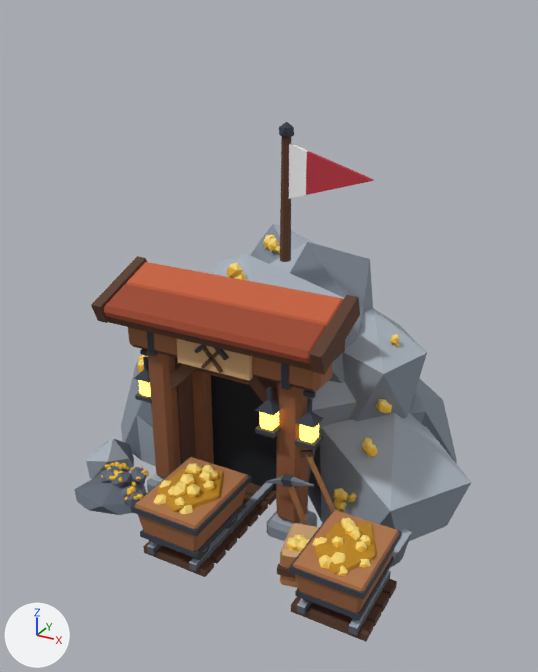
What one commit did to the FBX model unity/TrollStategy/Assets/Vitaria/Models/Buildings/Bld_Mine_L2.fbx.
Rendered twice from a 50 mm camera at (3.72, -6.8, 5.19) aimed at (0.1, -0.22, 1.9). The axes (+X, +Y, +Z) are drawn at lower left. The lights are the same throughout. The older version comes first. Where no turn or scale is listed for an object, it has been applied to the vertices. Vertices at exactly the same position are counted once.

The first picture shows 'Bld_Mine_L2'.
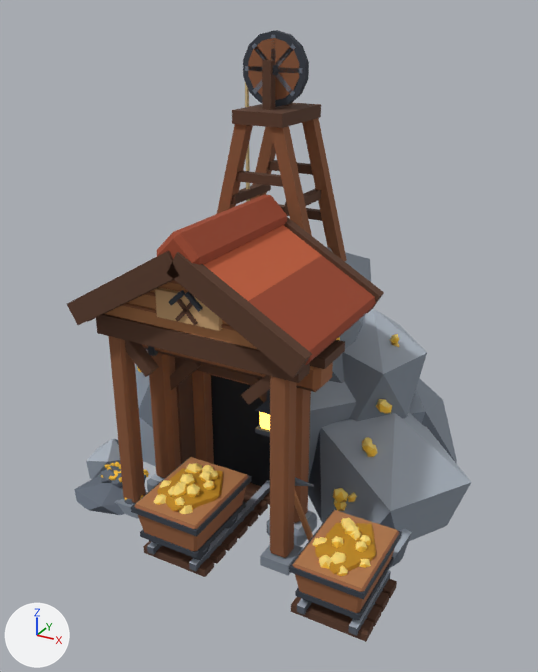
Where the change shows, as pixel boxes (x1, y1, x2, y2) in the pictures (538 x 672 px; the box of a moved part takes in the faces that stretch with it):
'Bld_Mine_L2', reshaped (18% taller): before (74, 122, 471, 642); after (67, 30, 471, 642)
part 1 of me_bld_mine_l2_001, added (mostly hidden): after (115, 492, 148, 519)
part 2 of me_bld_mine_l2_001, added: after (260, 545, 303, 576)
part 3 of me_bld_mine_l2_001, added (brown): after (96, 314, 310, 383)
part 4 of me_bld_mine_l2_001, added (mostly hidden): after (122, 303, 235, 331)
part 5 of me_bld_mine_l2_001, added (brown): after (155, 287, 223, 331)
part 6 of me_bld_mine_l2_001, added (brown): after (236, 171, 283, 187)
part 7 of me_bld_mine_l2_001, added: after (279, 204, 322, 221)
part 8 of me_bld_mine_l2_001, added: after (268, 160, 313, 175)
part 9 of me_bld_mine_l2_001, added (brown): after (231, 184, 271, 204)
part 10 of me_bld_mine_l2_001, added: after (285, 188, 321, 212)
part 11 of me_bld_mine_l2_001, added (brown): after (232, 103, 321, 128)
part 12 of me_bld_mine_l2_001, added (brown): after (262, 60, 275, 110)
part 13 of me_bld_mine_l2_001, added: after (243, 30, 309, 107)
part 14 of me_bld_mine_l2_001, added (brown): after (248, 38, 299, 100)
part 15 of me_bld_mine_l2_001, added: after (271, 35, 276, 60)
part 16 of me_bld_mine_l2_001, moved or reshaped: before (203, 347, 223, 373); after (245, 66, 303, 73)
part 17 of me_bld_mine_l2_001, added: after (273, 64, 279, 76)
part 18 of me_bld_mine_l2_001, added (mostly hidden): after (245, 82, 250, 202)
part 19 of me_bld_mine_l2_001, deleted: before (91, 122, 374, 588)
part 20 of me_bld_mine_l2_001, built on: before (104, 284, 327, 371); after (67, 43, 384, 558)

What changed in the scene script:
```text
Change me_bld_mine_l2_001:
    used by ob_bld_mine_l2; location = (0.0, 0.0, 0.0)
    remove me_bld_mine_l2_001.from_pydata(...)  # 2599 vertices, 4261 faces; spans x -2.36..2.36, y -2.1..2.1, z -0.06..4.15
    add me_bld_mine_l2_001.from_pydata(...)  # 2801 vertices, 4589 faces; spans x -2.36..2.36, y -2.1..2.1, z -0.06..4.98
    me_bld_mine_l2_001 part 1: a new loose piece, a box spanning x -1.15..-0.83, y -1.56..-1.24, z 0.0..0.12, in mat_vitaria_palette
    me_bld_mine_l2_001 part 2: a new loose piece, a box spanning x 0.73..1.05, y -1.56..-1.24, z 0.0..0.12, in mat_vitaria_palette
    me_bld_mine_l2_001 part 3: a new loose piece, a box spanning x -1.2..1.1, y -1.51..-1.29, z 2.15..2.37, in mat_vitaria_palette
    me_bld_mine_l2_001 part 4: a new loose piece, a box spanning x -0.858..0.768, y -1.497..-1.467, z 2.515..2.545, in mat_vitaria_palette
    me_bld_mine_l2_001 part 5: a new loose piece, a box spanning x -0.395..0.305, y -1.537..-1.477, z 2.499..2.779, in mat_vitaria_palette
    me_bld_mine_l2_001 part 6: a new loose piece, a box spanning x -0.655..0.164, y 0.193..0.293, z 3.454..3.554, in mat_vitaria_palette
    me_bld_mine_l2_001 part 7: a new loose piece, a box spanning x -0.789..0.299, y 0.913..1.013, z 2.936..3.036, in mat_vitaria_palette
    me_bld_mine_l2_001 part 8: a new loose piece, a box spanning x -0.655..0.164, y 0.913..1.013, z 3.454..3.554, in mat_vitaria_palette
    me_bld_mine_l2_001 part 9: a new loose piece, a box spanning x -0.655..-0.555, y 0.193..1.013, z 3.195..3.295, in mat_vitaria_palette
    me_bld_mine_l2_001 part 10: a new loose piece, a box spanning x 0.065..0.165, y 0.193..1.013, z 3.195..3.295, in mat_vitaria_palette
    me_bld_mine_l2_001 part 11: a new loose piece, a box spanning x -0.55..0.05, y 0.14..1.06, z 4.07..4.21, in mat_vitaria_palette
    me_bld_mine_l2_001 part 12: a new loose piece, a box spanning x -0.295..-0.195, y 0.353..0.453, z 4.2..4.7, in mat_vitaria_palette
    me_bld_mine_l2_001 part 13: a new loose piece, a 14-sided cylinder along y spanning x -0.616..0.125, y 0.503..0.583, z 4.22..4.98, in mat_vitaria_palette
    me_bld_mine_l2_001 part 14: a new loose piece, a 14-sided cylinder along y spanning x -0.548..0.057, y 0.498..0.588, z 4.29..4.91, in mat_vitaria_palette
    me_bld_mine_l2_001 part 15: a new loose piece, a box spanning x -0.27..-0.22, y 0.498..0.548, z 4.26..4.94, in mat_vitaria_palette
    me_bld_mine_l2_001 part 16: the loose piece of 8 vertices spanning x -0.17..0.08, y -1.16..-1.13, z 1.84..2.12 is turned 132 degrees about the y axis through its middle and scaled by 1.99, then moved by (-0.2, 1.67, 2.62)
    me_bld_mine_l2_001 part 17: a new loose piece, an 8-sided cylinder along y spanning x -0.32..-0.18, y 0.39..0.69, z 4.53..4.67, in mat_vitaria_palette
    me_bld_mine_l2_001 part 18: a new loose piece, a box spanning x -0.61..-0.58, y 0.528..0.558, z 2.4..4.6, in mat_vitaria_palette
    me_bld_mine_l2_001 part 19: 32 loose pieces with 352 vertices, spanning x -1.36..1.55, y -1.77..0.12, z -0.02..4.15, are deleted
    me_bld_mine_l2_001 part 20: 32 vertices removed from x -1.26..1.16, y -1.36..-0.53, z 2.17..2.55; 314 vertices added at x -1.36..1.27, y -1.72..1.03, z 0.12..4.86
    other edits to the shape of me_bld_mine_l2_001 do not show in these pictures
```
